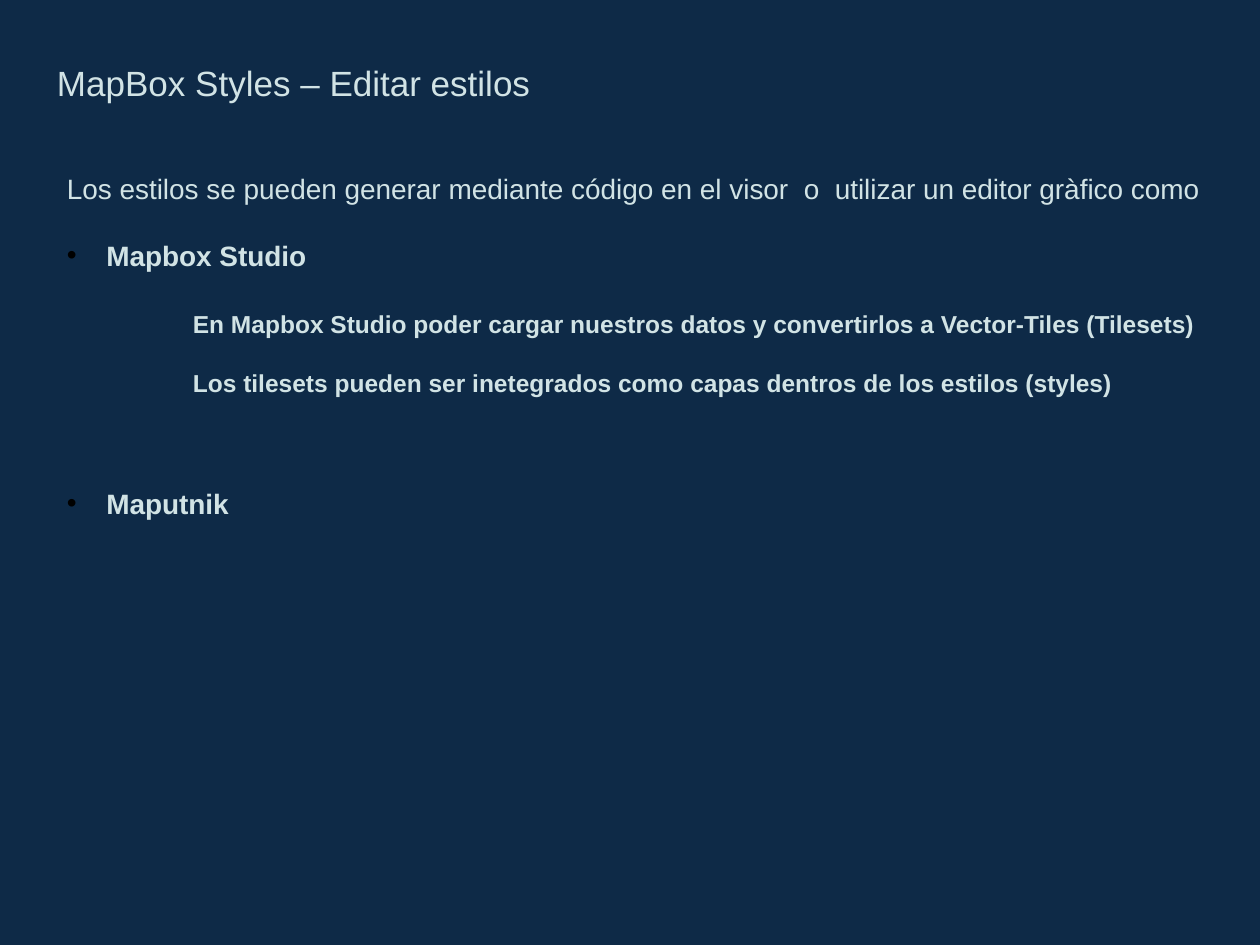
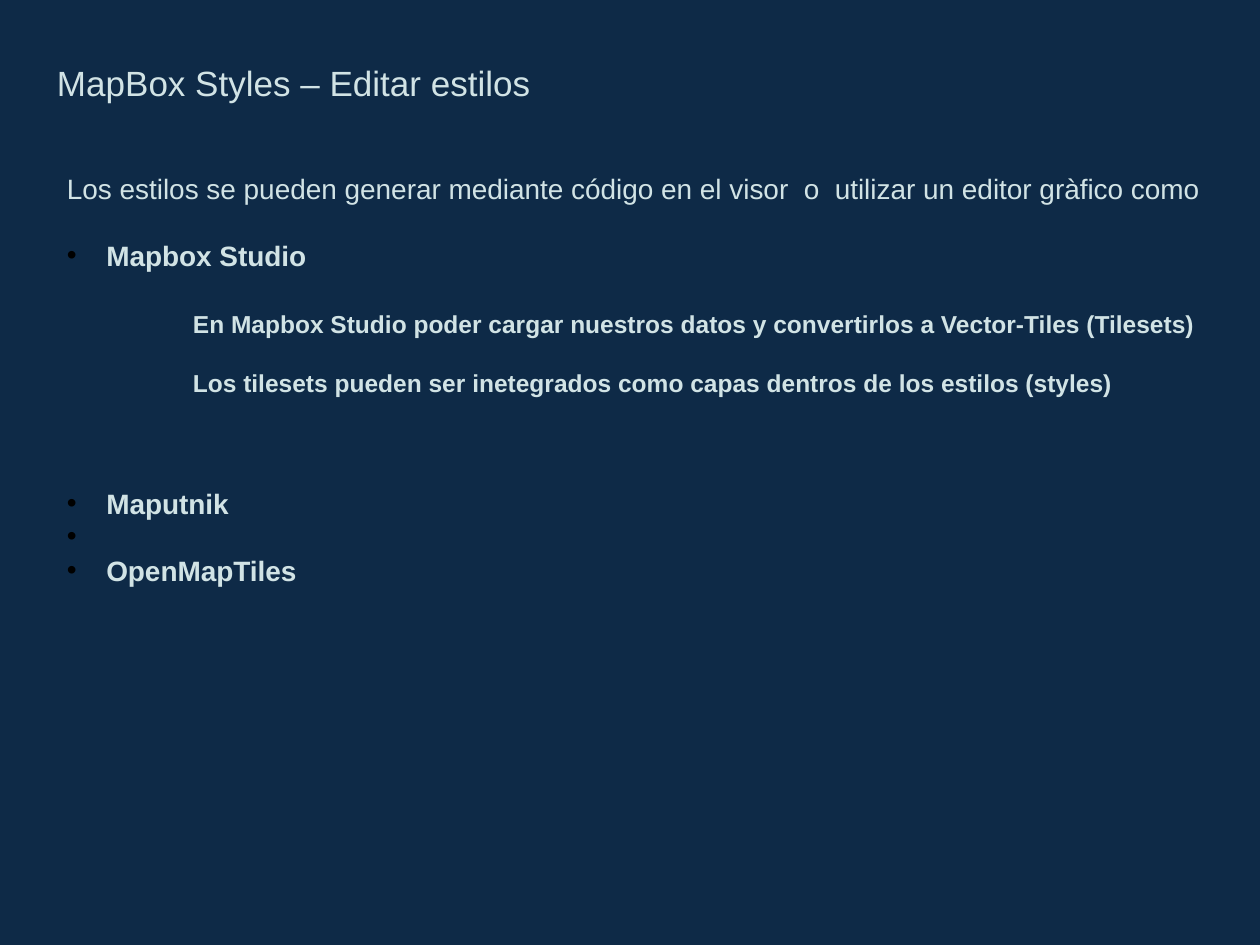
Before and after one commit to gis-master-m2/m2-geoweb, a slide deck: slide 14 of docs/presentacion/vector-tiles.pptx (slide 12 before the commit). Drawn at 1260x945 pixels with LibreOffice and Linux fonts; fonts in the diff are those of the drawing. Boxes give left, top, right and bottom in pixels: in the first picture for what was removed or moved away, otherwise in the second. Text is boxed around its words. In the diff, an @@ line names an element or a change of style, - is before the commit and + after.

```diff
--- a/docs/presentacion/vector-tiles.pptx
+++ b/docs/presentacion/vector-tiles.pptx
@@ text at (106,560,296,586): paragraph added @@
+• OpenMapTiles
```
Also in this commit, not shown: 8 other slides changed, 3 slides added, 1 slide removed, 20 other files.
